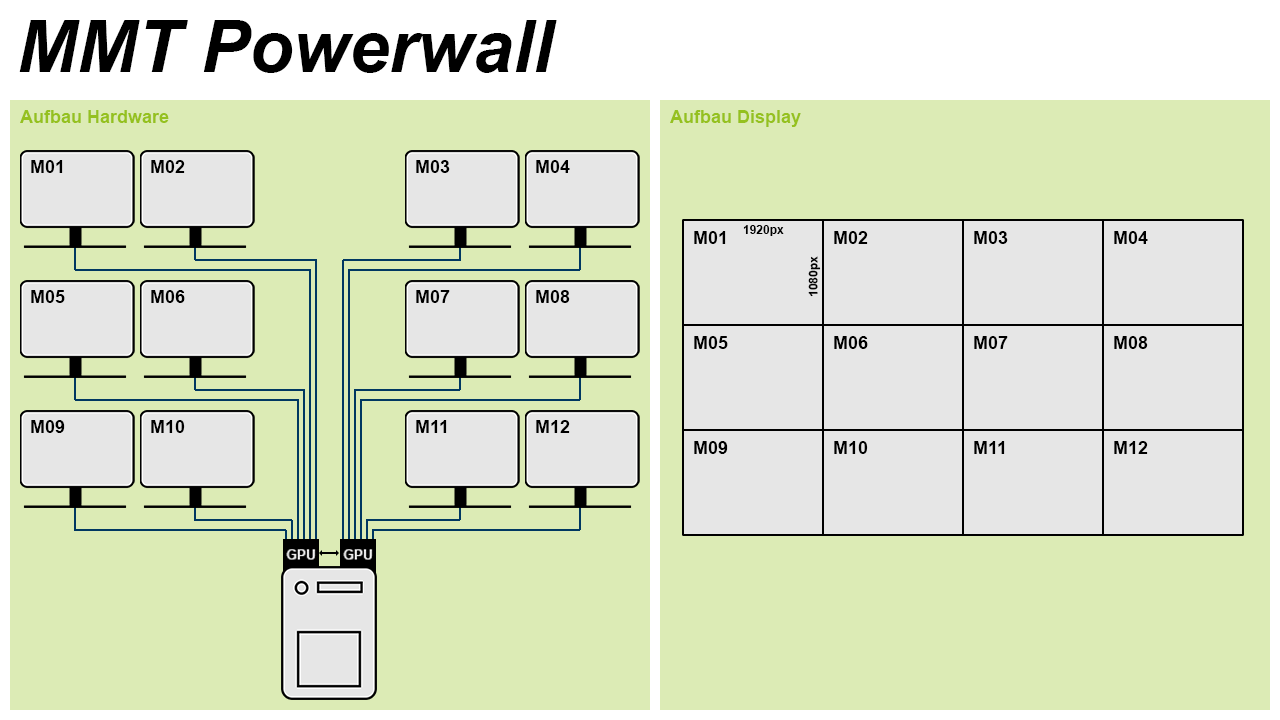
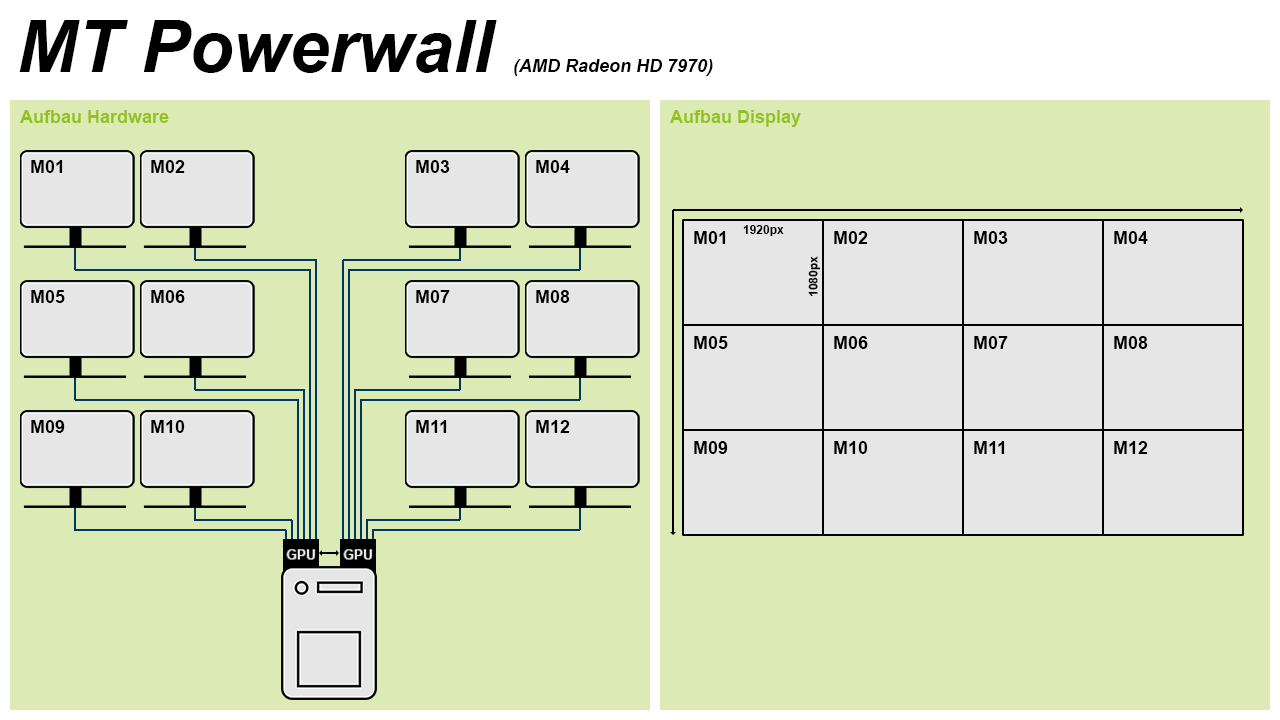
Comparing the layer stacks of the two (1280, 720) images. Changes:
added layer "Ursprung" above "MT Powerwall (AMD Radeon HD 7970)" over [670,207,1243,535]
renamed "MMT Powerwall" to "MT Powerwall (AMD Radeon HD 7970)", painted on it over [79,20,713,76]
